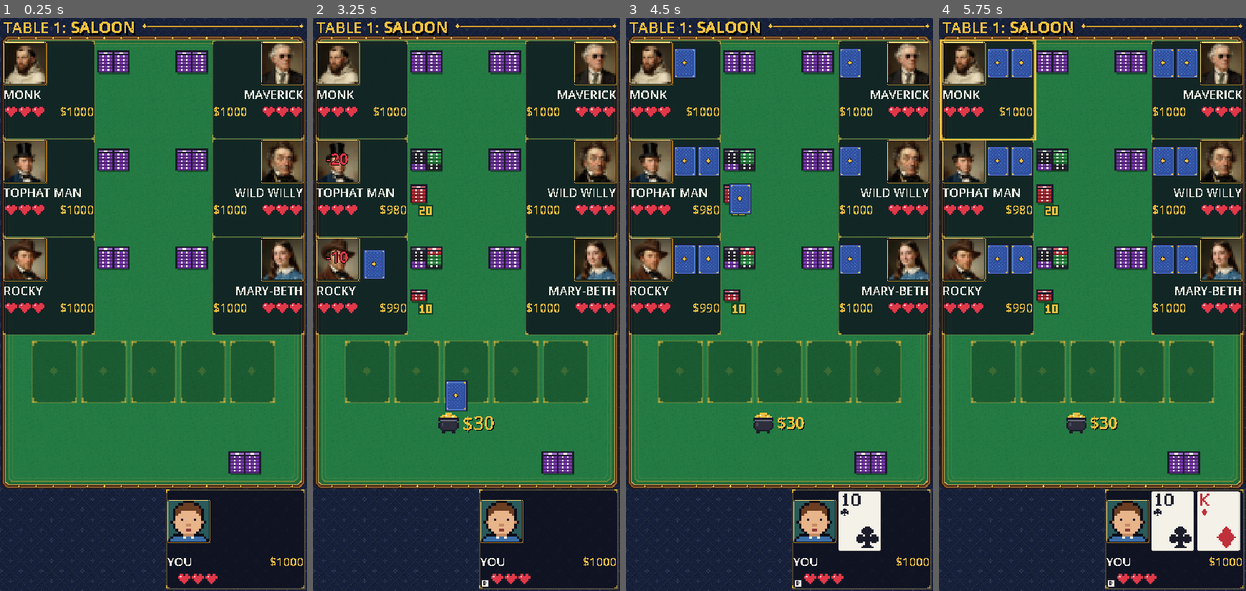
Above: before the commit, frames 1-4 (left to right).
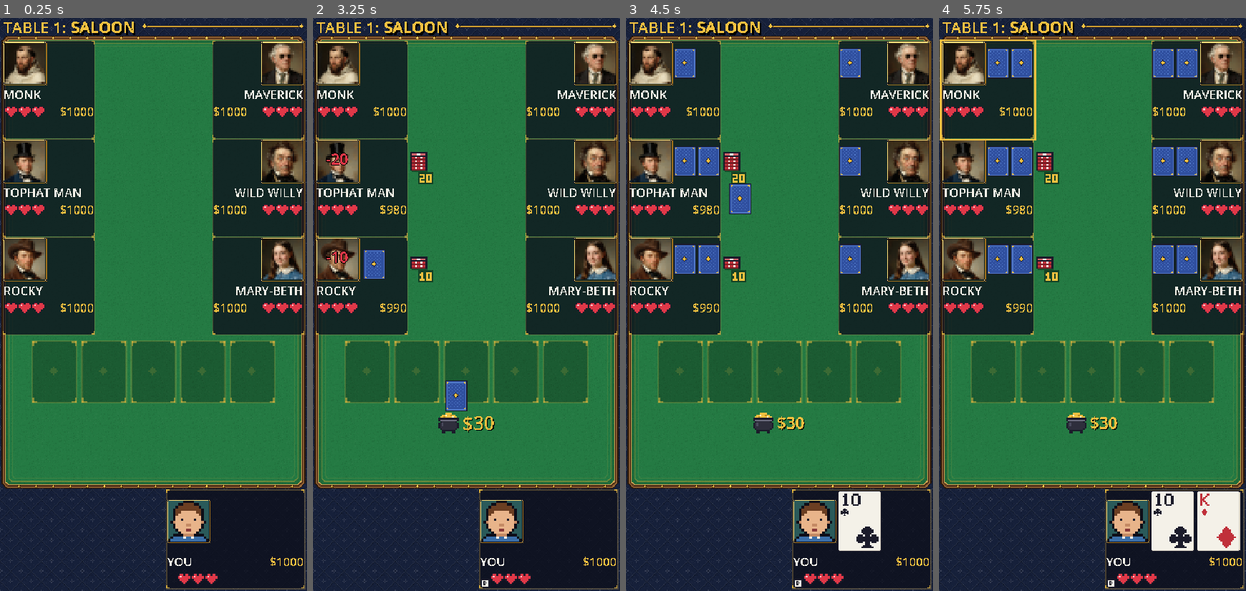
Above: after the commit, the same moments.

Repository: ryanlacroix/poker2
Game: Godot game, scene res://scenes/table.tscn
Same seed, same stepped clock (60 frames per second), same inputs: the game is played once before the commit and once after it. This scene is started directly instead of the project's main scene.
Inputs (mouse positions are in pixels of both pictures, inside the frame that each line leads up to):
- Up to frame 1 (0.25 s): no input
- Up to frame 2 (3.25 s): tap Enter at 0.5, 2 s; drag from (549, 539) to (497, 178) at 0.52 s; tap Space at 1.25 s; drag from (362, 287) to (451, 419) at 1.27 s; move the mouse to (362, 189) at 2.02 s; tap R at 2.1 s; click (362, 189) at 2.17 s; drag from (362, 86) to (374, 218) at 2.77 s
- Up to frame 3 (4.5 s): drag from (883, 86) to (794, 304) at 3.52 s; drag from (883, 189) to (733, 161) at 4.27 s
- Up to frame 4 (5.75 s): move the mouse to (1196, 287) at 5.02 s; tap F at 5.1 s; click (1196, 287) at 5.17 s

The runs differ from the first frame. In frame 1, 3.1% of the frame differs, in the area x 31-86%, y 5-80%; in frame 2, 3.6%; in frame 3, 3.4%; in frame 4, 3.6%.

Commit message:
removed total chips piles

Diff:
--- a/scripts/ui/portrait_layout.gd
+++ b/scripts/ui/portrait_layout.gd
@@ -7,18 +7,16 @@
 ## NPCs (up to a limit) and around the board; extra width widens the table. Safe-area insets keep
 ## clear of notches and gesture bars.
 
-## A seat (top-left corner + style) and where its stack/bet piles sit on the table.
+## A seat (top-left corner + style) and where its bet pile sits on the table.
 class SeatSlot:
 	var seat_position: Vector2
 	var style: SeatView.Style
 	var pile_center: Vector2
-	var vertical_piles: bool
 
-	func _init(p_seat_position: Vector2, p_style: SeatView.Style, p_pile_center: Vector2, p_vertical_piles: bool) -> void:
+	func _init(p_seat_position: Vector2, p_style: SeatView.Style, p_pile_center: Vector2) -> void:
 		seat_position = p_seat_position
 		style = p_style
 		pile_center = p_pile_center
-		vertical_piles = p_vertical_piles
 
 
 const BASE_SIZE := Vector2(360, 672)
@@ -92,18 +90,18 @@
 	# Columns hug the screen edges; each NPC's piles sit on the table right beside them.
 	var left_x := MARGIN
 	var right_x := viewport.x - MARGIN - compact.x
-	var bounds := TableScene.vertical_pile_unit_bounds()
+	var bounds := TableScene.pile_bounds()
 	var left_pile_x := left_x + compact.x + 4 - bounds.position.x
 	var right_pile_x := right_x - 4 - bounds.end.x
-	var pile_dy := 2 - bounds.position.y # unit top level with the portrait
+	var pile_dy := 2 - bounds.position.y # pile top level with the portrait
 
 	var slots: Array[SeatSlot] = []
 	slots.resize(6)
 	for row in 3:
 		slots[2 - row] = SeatSlot.new(Vector2(left_x, row_y[row]), SeatView.Style.COMPACT_LEFT,
-			Vector2(left_pile_x, row_y[row] + pile_dy), true)
+			Vector2(left_pile_x, row_y[row] + pile_dy))
 		slots[3 + row] = SeatSlot.new(Vector2(right_x, row_y[row]), SeatView.Style.COMPACT_RIGHT,
-			Vector2(right_pile_x, row_y[row] + pile_dy), true)
+			Vector2(right_pile_x, row_y[row] + pile_dy))
 	for i: int in SLOTS_FOR_COUNT[opponent_count - 1]:
 		opponents.append(slots[i])
 
@@ -116,9 +114,9 @@
 	var table_top := floorf(header.end.y + (top - 2 - header.end.y) / 2)
 	table = Rect2(2, table_top, viewport.x - 4, human_seat.y - 2 - table_top)
 
-	var pair_bounds := TableScene.horizontal_pile_unit_bounds()
+	var pair_bounds := TableScene.pile_bounds()
 	var human_piles := Vector2(viewport.x - MARGIN - 4 - pair_bounds.end.x, table.end.y - 2 - pair_bounds.end.y)
-	human = SeatSlot.new(human_seat, SeatView.Style.WIDE, human_piles, false)
+	human = SeatSlot.new(human_seat, SeatView.Style.WIDE, human_piles)
 
 	# Large board centred in the space between the NPCs and the bottom, with the
 	# pot / NEXT HAND button under it, kept clear of the action panel and the human's piles.
--- a/scripts/ui/table_scene.gd
+++ b/scripts/ui/table_scene.gd
@@ -2,12 +2,6 @@
 extends Control
 ## Visual layer for a poker table. Builds the UI, owns a [PokerTable], and
 ## translates its signals into on-screen updates and human input back into decisions.
-
-# Stack pile (no label) and bet pile (with label) offsets from a pair's centre.
-const STACK_PILE_OFFSET := Vector2(-22, 0)
-const BET_PILE_OFFSET := Vector2(22, 0)
-const STACK_PILE_OFFSET_VERTICAL := Vector2(0, -19)
-const BET_PILE_OFFSET_VERTICAL := Vector2(0, 19)
 
 const CHIP_CHANGE_HOLD := 0.6
 const CHIP_CHANGE_FADE := 0.4
@@ -84,7 +78,6 @@
 var _felt_texture: Texture2D
 var _felt_inner_texture: Texture2D
 var _seats: Array[SeatView] = []
-var _stack_piles: Array[ChipPileView] = []
 var _bet_piles: Array[ChipPileView] = []
 var _community: Array[CardView] = []
 var _winners := {} # PokerPlayer -> true
@@ -145,20 +138,9 @@
 var _to_call := 0
 
 
-## Area a stack-over-bet pile pair can cover, relative to its centre.
-static func vertical_pile_unit_bounds() -> Rect2:
-	return _pair_bounds(STACK_PILE_OFFSET_VERTICAL, BET_PILE_OFFSET_VERTICAL)
-
-
-## Area a stack-beside-bet pile pair can cover, relative to its centre.
-static func horizontal_pile_unit_bounds() -> Rect2:
-	return _pair_bounds(STACK_PILE_OFFSET, BET_PILE_OFFSET)
-
-
-static func _pair_bounds(stack_offset: Vector2, bet_offset: Vector2) -> Rect2:
-	var stack := ChipPileView.bounds_for(false)
-	var bet := ChipPileView.bounds_for(true)
-	return Rect2(stack.position + stack_offset, stack.size).merge(Rect2(bet.position + bet_offset, bet.size))
+## Area a seat's bet pile can cover, relative to its centre.
+static func pile_bounds() -> Rect2:
+	return ChipPileView.bounds_for(true)
 
 
 func _ready() -> void:
@@ -338,15 +320,9 @@
 		_seats.append(seat)
 		_shown_chips.append(player.chips)
 
-		# Stack (whole bankroll) left/above, this hand's bet right/below.
-		var stack := ChipPileView.new()
-		stack.position = slot.pile_center + (STACK_PILE_OFFSET_VERTICAL if slot.vertical_piles else STACK_PILE_OFFSET)
-		stack.show_label = false
-		add_child(stack)
-		stack.amount = player.chips # on the table from the start, before the intro
-		_stack_piles.append(stack)
+		# This hand's bet, on the table beside the seat.
 		var bet := ChipPileView.new()
-		bet.position = slot.pile_center + (BET_PILE_OFFSET_VERTICAL if slot.vertical_piles else BET_PILE_OFFSET)
+		bet.position = slot.pile_center
 		add_child(bet)
 		_bet_piles.append(bet)
 
@@ -1405,7 +1381,6 @@
 		if chips != _shown_chips[i]:
 			_show_chip_change(_seats[i], chips - _shown_chips[i])
 		_shown_chips[i] = chips
-		_stack_piles[i].amount = _table.players[i].chips
 		_bet_piles[i].amount = _table.players[i].total_bet
 	var pot := _table.pot()
 	_pot.amount = pot
